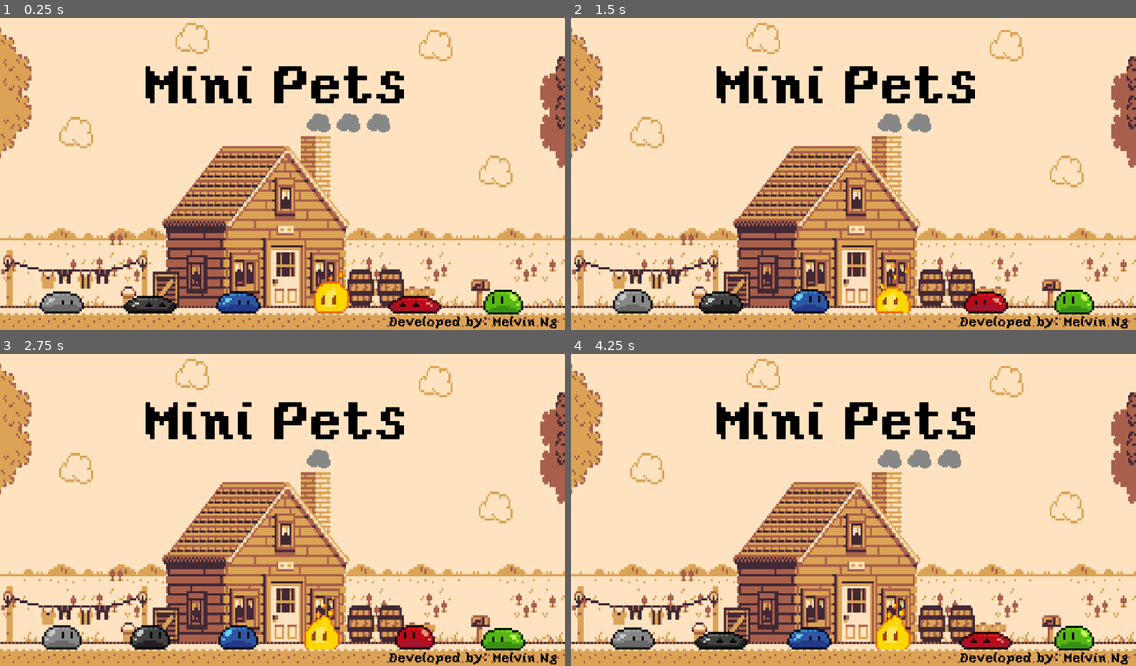
Above: before the commit, frames 1-4 (two rows, left to right).
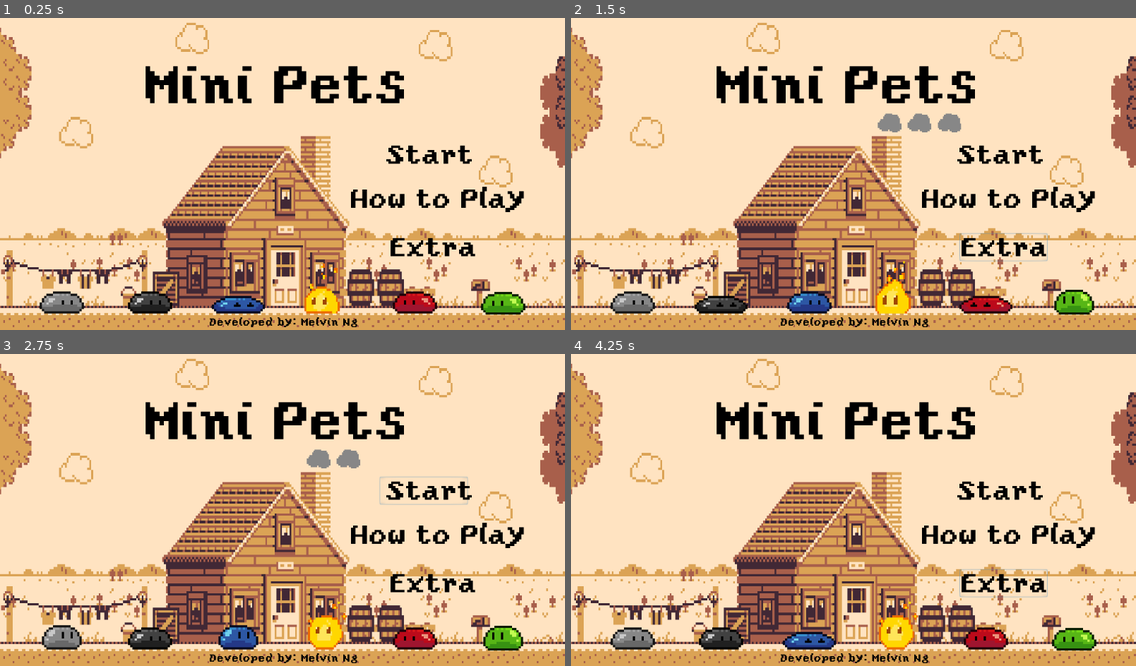
Above: after the commit, the same moments.

Repository: melvincwng/mini-pets
Game: Godot game, scene res://Scenes/MainMenu.tscn
Two runs of this game, one before a commit and one after it. Both use one fixed random seed, a clock stepped at 60 frames per second and the inputs below.
Inputs (mouse positions are in pixels of both pictures, inside the frame that each line leads up to):
- Up to frame 1 (0.25 s): no input
- Up to frame 2 (1.5 s): click (1006, 198) at 0.5 s, where only the run after the commit has a clickable "How to Play"; click (1006, 245) at 1.25 s, where only the run after the commit has a clickable "Extra"
- Up to frame 3 (2.75 s): click (423, 491) at 2 s, where only the run after the commit has a clickable "Start"
- Up to frame 4 (4.25 s): click (994, 491) at 2.75 s, where only the run after the commit has a clickable "Start"; click (1006, 581) at 3.5 s, where only the run after the commit has a clickable "Extra"

The runs differ from the first frame. In frame 1, 4.9% of the frame differs, in the area x 21-99%, y 30-100%; in frame 2, 4.2%; in frame 3, 3.9%; in frame 4, 4.8%.

Commit message:
Add three buttons to Main Menu scene

Diff:
--- a/Scenes/MainMenu.tscn
+++ b/Scenes/MainMenu.tscn
@@ -107,8 +107,48 @@
 font_path = "res://Font/yoster-island.regular.ttf"
 
 [sub_resource type="DynamicFont" id=11]
-size = 23
+size = 20
 font_data = SubResource( 10 )
+
+[sub_resource type="StyleBoxEmpty" id=15]
+
+[sub_resource type="StyleBoxEmpty" id=16]
+
+[sub_resource type="StyleBoxEmpty" id=14]
+
+[sub_resource type="DynamicFontData" id=12]
+font_path = "res://Font/yoster-island.regular.ttf"
+
+[sub_resource type="DynamicFont" id=13]
+size = 50
+font_data = SubResource( 12 )
+
+[sub_resource type="StyleBoxEmpty" id=19]
+
+[sub_resource type="StyleBoxEmpty" id=20]
+
+[sub_resource type="StyleBoxEmpty" id=21]
+
+[sub_resource type="DynamicFontData" id=17]
+font_path = "res://Font/yoster-island.regular.ttf"
+
+[sub_resource type="DynamicFont" id=18]
+size = 50
+outline_color = Color( 0.0078125, 0, 0, 1 )
+font_data = SubResource( 17 )
+
+[sub_resource type="StyleBoxEmpty" id=22]
+
+[sub_resource type="StyleBoxEmpty" id=23]
+
+[sub_resource type="StyleBoxEmpty" id=24]
+
+[sub_resource type="DynamicFontData" id=25]
+font_path = "res://Font/yoster-island.regular.ttf"
+
+[sub_resource type="DynamicFont" id=26]
+size = 50
+font_data = SubResource( 25 )
 
 [node name="Main menu" type="Control"]
 anchor_right = 1.0
@@ -131,7 +171,7 @@
 scale = Vector2( 4, 4 )
 frames = SubResource( 1 )
 animation = "Idle"
-frame = 2
+frame = 1
 playing = true
 
 [node name="blackSlime" type="AnimatedSprite" parent="."]
@@ -139,7 +179,6 @@
 scale = Vector2( 4, 4 )
 frames = SubResource( 2 )
 animation = "Idle"
-frame = 1
 playing = true
 
 [node name="blueSlime" type="AnimatedSprite" parent="."]
@@ -147,7 +186,7 @@
 scale = Vector2( 4, 4 )
 frames = SubResource( 3 )
 animation = "Idle"
-frame = 2
+frame = 1
 playing = true
 
 [node name="fireSlime" type="AnimatedSprite" parent="."]
@@ -155,6 +194,7 @@
 scale = Vector2( 3.36842, 4.12903 )
 frames = SubResource( 4 )
 animation = "Idle"
+frame = 6
 playing = true
 
 [node name="redSlime" type="AnimatedSprite" parent="."]
@@ -162,7 +202,6 @@
 scale = Vector2( 4, 4 )
 frames = SubResource( 5 )
 animation = "Idle"
-frame = 1
 playing = true
 
 [node name="greenSlime" type="AnimatedSprite" parent="."]
@@ -170,14 +209,14 @@
 scale = Vector2( 4, 4.12978 )
 frames = SubResource( 6 )
 animation = "Idle"
-frame = 3
+frame = 2
 playing = true
 
 [node name="smokeParticles" type="AnimatedSprite" parent="."]
 position = Vector2( 608, 224 )
 scale = Vector2( 2.35714, 2.68996 )
 frames = SubResource( 7 )
-frame = 2
+frame = 9
 playing = true
 offset = Vector2( 10, 0 )
 
@@ -196,9 +235,9 @@
 }
 
 [node name="Credits" type="Label" parent="."]
-margin_left = 704.0
+margin_left = 360.0
 margin_top = 560.0
-margin_right = 1010.0
+margin_right = 666.0
 margin_bottom = 611.0
 custom_fonts/font = SubResource( 11 )
 custom_colors/font_color = Color( 0, 0, 0, 1 )
@@ -208,3 +247,78 @@
 __meta__ = {
 "_edit_use_anchors_": false
 }
+
+[node name="Start button" type="Button" parent="."]
+margin_left = 688.0
+margin_top = 256.0
+margin_right = 848.0
+margin_bottom = 307.0
+custom_styles/hover = SubResource( 15 )
+custom_styles/pressed = SubResource( 16 )
+custom_styles/normal = SubResource( 14 )
+__meta__ = {
+"_edit_use_anchors_": false
+}
+
+[node name="Start" type="Label" parent="Start button"]
+margin_left = 8.0
+margin_right = 168.0
+margin_bottom = 51.0
+custom_fonts/font = SubResource( 13 )
+custom_colors/font_color = Color( 0, 0, 0, 1 )
+text = "Start"
+align = 1
+valign = 1
+__meta__ = {
+"_edit_use_anchors_": false
+}
+
+[node name="Instructions button" type="Button" parent="."]
+anchor_right = 0.062
+anchor_bottom = 0.027
+margin_left = 632.0
+margin_top = 336.0
+margin_right = 888.512
+margin_bottom = 375.8
+custom_styles/hover = SubResource( 19 )
+custom_styles/pressed = SubResource( 20 )
+custom_styles/normal = SubResource( 21 )
+__meta__ = {
+"_edit_use_anchors_": false
+}
+
+[node name="Instructions" type="Label" parent="Instructions button"]
+margin_right = 318.0
+margin_bottom = 51.0
+custom_fonts/font = SubResource( 18 )
+custom_colors/font_color = Color( 0, 0, 0, 1 )
+text = "How to Play"
+align = 1
+valign = 1
+__meta__ = {
+"_edit_use_anchors_": false
+}
+
+[node name="Extra button" type="Button" parent="."]
+margin_left = 704.0
+margin_top = 424.0
+margin_right = 864.0
+margin_bottom = 475.0
+custom_styles/hover = SubResource( 22 )
+custom_styles/pressed = SubResource( 23 )
+custom_styles/normal = SubResource( 24 )
+__meta__ = {
+"_edit_use_anchors_": false
+}
+
+[node name="Extra" type="Label" parent="Extra button"]
+margin_right = 158.0
+margin_bottom = 51.0
+custom_fonts/font = SubResource( 26 )
+custom_colors/font_color = Color( 0, 0, 0, 1 )
+text = "Extra"
+align = 1
+valign = 1
+__meta__ = {
+"_edit_use_anchors_": false
+}
Not shown: 1 places in Scenes/MainMenu.tscn that only renumber resources
